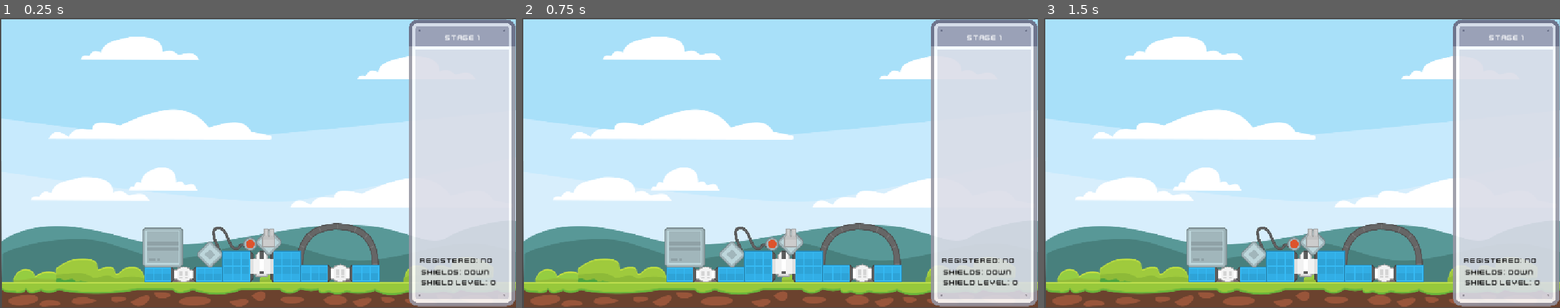
Above: before the commit, frames 1-3 (left to right).
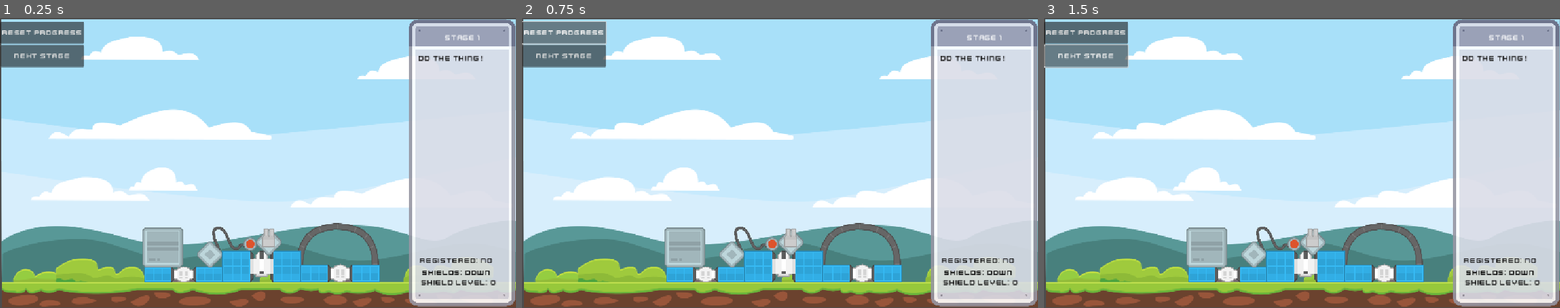
Above: after the commit, the same moments.

Repository: paralinguist/Aliens-Simulation
Game: Godot game, scene res://world.tscn
The game is run twice, just before and just after one commit, with the same random seed, the same clock (stepped at 60 frames per second) and the same inputs.
Inputs (mouse positions are in pixels of both pictures, inside the frame that each line leads up to):
- Up to frame 1 (0.25 s): no input
- Up to frame 2 (0.75 s): click (563, 32) at 0.5 s, where only the run after the commit has a clickable "Reset Progress"
- Up to frame 3 (1.5 s): click (1085, 55) at 1.25 s, where only the run after the commit has a clickable "Next stage"

The runs differ from the first frame. In frame 1, 2.8% of the frame differs, in the area x 0-95%, y 1-89%; in frame 2, 2.9%; in frame 3, 2.9%.
Error after the commit: Parse Error: Expected indented block after function declaration. (res://world.gd:67)

Commit message:
Save/load progress

Diff:
--- /dev/null
+++ b/progress.json
@@ -0,0 +1 @@
+{"pin":0,"shields_level":0,"shields_target":0,"shields_up":false,"stage":3,"username":"clarence"}
--- /dev/null
+++ b/stages.json
@@ -0,0 +1,38 @@
+{
+	 "1": {
+         "hint": "Register your name and a PIN with the academy",
+         "url": "https://atar.tools"
+          },
+     "2": {
+         "hint": "Power the shields on and set the target level to 100",
+         "url": "https://atar.tools"
+          },
+     "3": {
+         "hint": "Direct the battery to charge the shields by the exact correct amount",
+         "url": "https://atar.tools"
+          },
+     "4": {
+         "hint": "Use the space scanner to check the distance of the alien fleet",
+         "url": "https://atar.tools"
+          },
+     "5": {
+         "hint": "Use the translator to decode the first Alien message",
+         "url": "https://atar.tools"
+          },
+     "6": {
+         "hint": "Use the translator on a loop to decode ALL the alien messages",
+         "url": "https://atar.tools"
+          },
+     "7": {
+         "hint": "The aliens have scrambled your PIN! Hack the first door using brute force to get in!",
+         "url": "https://atar.tools"
+          },
+     "8": {
+         "hint": "The internal door needs a different PIN - this time you have to hack in in 14 or fewer attempts!",
+         "url": "https://atar.tools"
+          },
+     "9": {
+         "hint": "Register your client for shields or lasers - let's defend Earth and send these aliens away!",
+         "url": "https://atar.tools"
+          }
+}
--- a/world.gd
+++ b/world.gd
@@ -1,17 +1,47 @@
 extends Node2D
 var shields_up = false
+var shields_target = 0
+var shields_level = 0
 var registered = false
-var username = ""
+var username = "clarence"
 var pin = 0
 var logged_in = false
+var stage = 1
+var stages = {}
+var progress = {}
+var progress_file = "progress.json"
 
 func _ready() -> void:
-    #enable_shields()
-    #set_shields(100)
-    pass
+    var stages_file = "stages.json"
+    var json_as_text = FileAccess.get_file_as_string(stages_file)
+    stages = JSON.parse_string(json_as_text)
+    load_progress()
+    stage = stage - 1
+    advance_stage()
+
+func load_progress():
+    var json_as_text = FileAccess.get_file_as_string(progress_file)
+    progress = JSON.parse_string(json_as_text)
+    stage = int(progress["stage"])
+    username = progress["username"]
+    pin = int(progress["pin"])
+    shields_up = progress["shields_up"]
+    shields_target = int(progress["shields_target"])
+    shields_level = int(progress["shields_level"])
+    set_shields(shields_level)
+
+func save_progress():
+    progress["stage"] = stage
+    progress["username"] = username
+    progress["pin"] = pin
+    progress["shields_up"] = shields_up
+    progress["shields_target"] = shields_target
+    progress["shields_level"] = shields_level
+    var json_string = JSON.stringify(progress)
+    var progress_file_pointer = FileAccess.open(progress_file, FileAccess.ModeFlags.WRITE)
+    progress_file_pointer.store_string(json_string)
 
 func set_shields(power):
-    print(power)
     if shields_up:
         $Shield.draw_position = Vector2($Base.position.x, 590)
         $Shield.color = Color(0,0,128,0.5*power/100)
@@ -20,3 +50,18 @@
 
 func enable_shields():
     shields_up = true
+
+func advance_stage():
+    stage = stage + 1
+    if stages.has(str(stage)):
+        $Panel/LabelHint.text = stages[str(stage)]["hint"]
+        $Panel/LabelStage.text = "Stage " + str(stage)
+    else:
+        $Panel/LabelHint.text = "The aliens have been defeated and have retreated. Diplomatic discussions can begin."
+    save_progress()
+
+func _debug_next_stage():
+    advance_stage()
+
+
+func _reset_progress():
--- a/world.tscn
+++ b/world.tscn
@@ -9,6 +9,12 @@
 [ext_resource type="FontFile" uid="uid://cc1ybqxkpwx11" path="res://Kenney Future.ttf" id="7_ioo17"]
 
 [sub_resource type="Theme" id="Theme_wse8f"]
+default_font = ExtResource("7_ioo17")
+
+[sub_resource type="Theme" id="Theme_pkg7o"]
+default_font = ExtResource("7_ioo17")
+
+[sub_resource type="Theme" id="Theme_gbfbk"]
 default_font = ExtResource("7_ioo17")
 
 [node name="World" type="Node2D"]
@@ -80,10 +86,10 @@
 anchor_top = 0.826
 anchor_right = 0.105
 anchor_bottom = 0.826
-offset_left = 2.905
-offset_top = 25.708
-offset_right = 199.905
-offset_bottom = 57.708
+offset_left = 4.905
+offset_top = 26.708
+offset_right = 201.905
+offset_bottom = 58.708
 theme = SubResource("Theme_wse8f")
 text = "Shields: DOWN"
 
@@ -101,3 +107,37 @@
 offset_bottom = 80.708
 theme = SubResource("Theme_wse8f")
 text = "SHIELD LEVEL: 0"
+
+[node name="LabelHint" type="Label" parent="Panel"]
+modulate = Color(0.0705882, 0.0705882, 0.0705882, 1)
+layout_mode = 1
+anchors_preset = -1
+anchor_left = 0.105
+anchor_top = 0.826
+anchor_right = 0.105
+anchor_bottom = 0.826
+offset_left = -3.095
+offset_top = -452.292
+offset_right = 195.905
+offset_bottom = -78.292
+theme = SubResource("Theme_wse8f")
+text = "Do the thing!"
+autowrap_mode = 3
+
+[node name="ButtonDebugNextStage" type="Button" parent="."]
+offset_left = 1.0
+offset_top = 60.0
+offset_right = 187.0
+offset_bottom = 109.0
+theme = SubResource("Theme_pkg7o")
+text = "Next stage"
+
+[node name="ButtonResetProgress" type="Button" parent="."]
+offset_top = 8.0
+offset_right = 173.0
+offset_bottom = 57.0
+theme = SubResource("Theme_gbfbk")
+text = "Reset Progress"
+
+[connection signal="pressed" from="ButtonDebugNextStage" to="." method="_debug_next_stage"]
+[connection signal="pressed" from="ButtonResetProgress" to="." method="_reset_progress"]
Not shown: 1 places in world.tscn that only renumber resources
